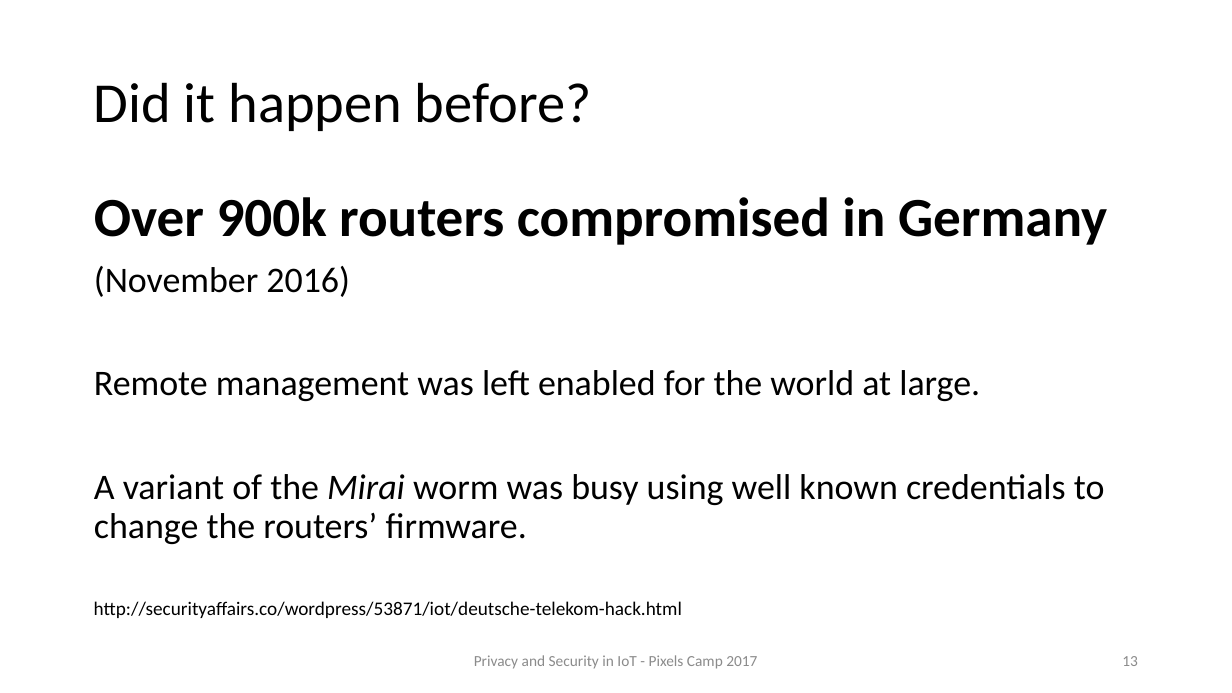
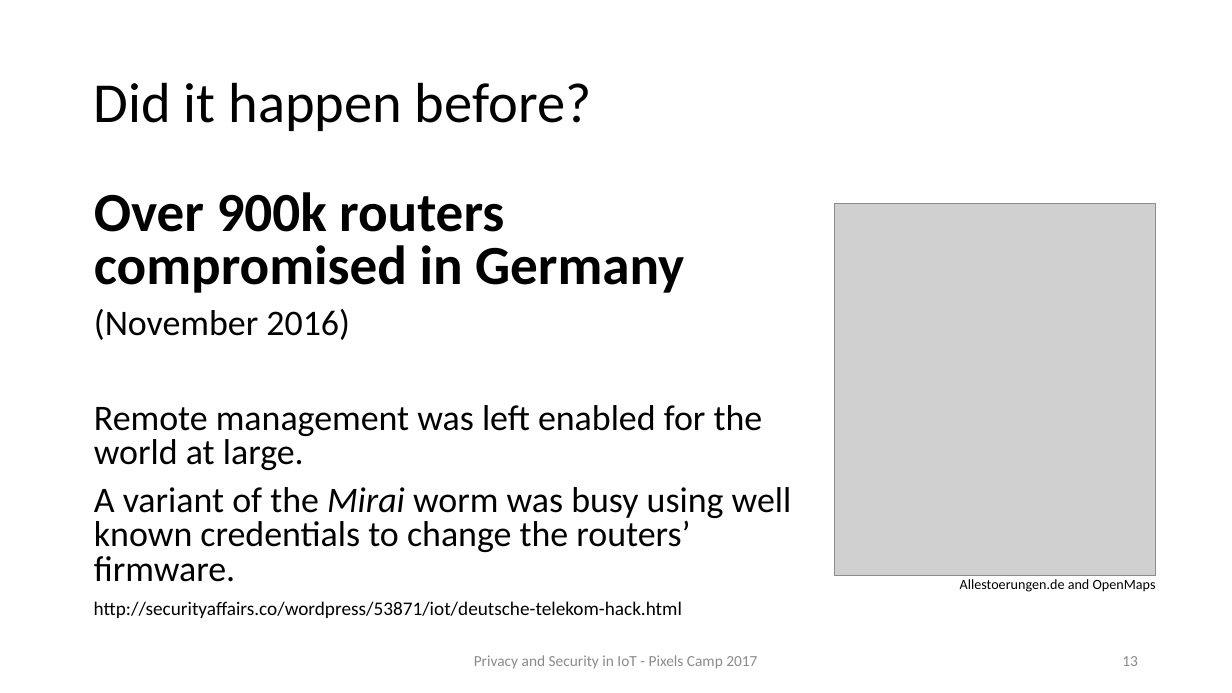
Before and after one commit to vveloso/talks, a slide deck: slide 13 of Privacy and Security in IoT/Privacy and Security in IoT.pptx. Drawn at 1232x693 pixels with LibreOffice and Linux fonts; fonts in the diff are those of the drawing; grey boxes stand for pictures. Boxes give left, top, right and bottom in pixels: in the first picture for what was removed or moved away, otherwise in the second. Text is boxed around its words. In the diff, an @@ line names an element or a change of style, - is before the commit and + after.

Commit message:
Final IoT presentation version.

```diff
--- a/Privacy and Security in IoT/Privacy and Security in IoT.pptx
+++ b/Privacy and Security in IoT/Privacy and Security in IoT.pptx
@@ text "Over 900k routers compromised in ..." at (94, 192, 792, 582): line spacing 0.9 to 0.8 @@
@@ picture added at (836, 204, 1156, 576) @@
@@ text added at (960, 579, 1156, 592), 11 pt, text #000000 @@
+Allestoerungen.de and OpenMaps
```
Also in this commit, not shown: 2 other slides changed.
